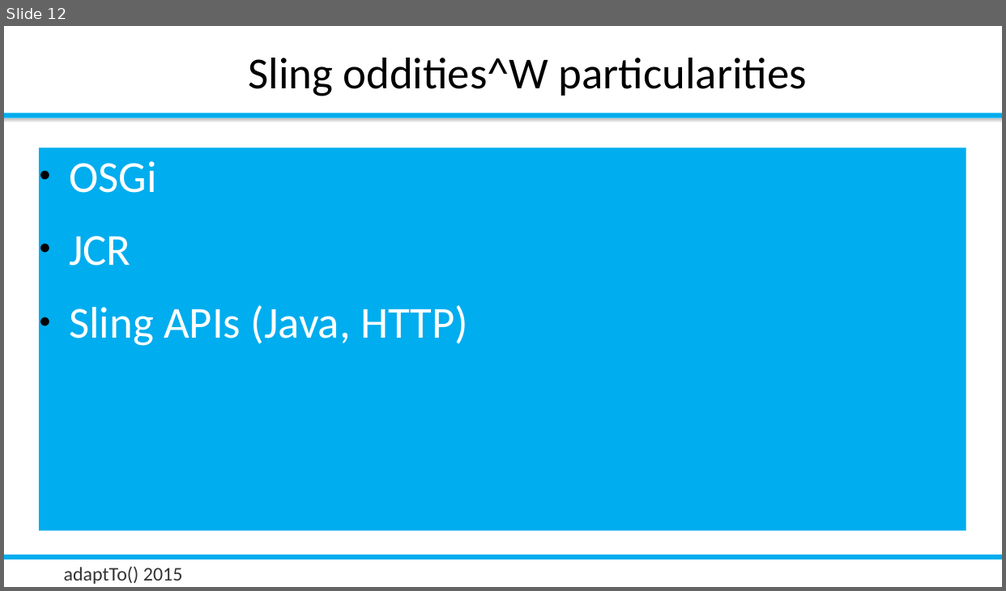
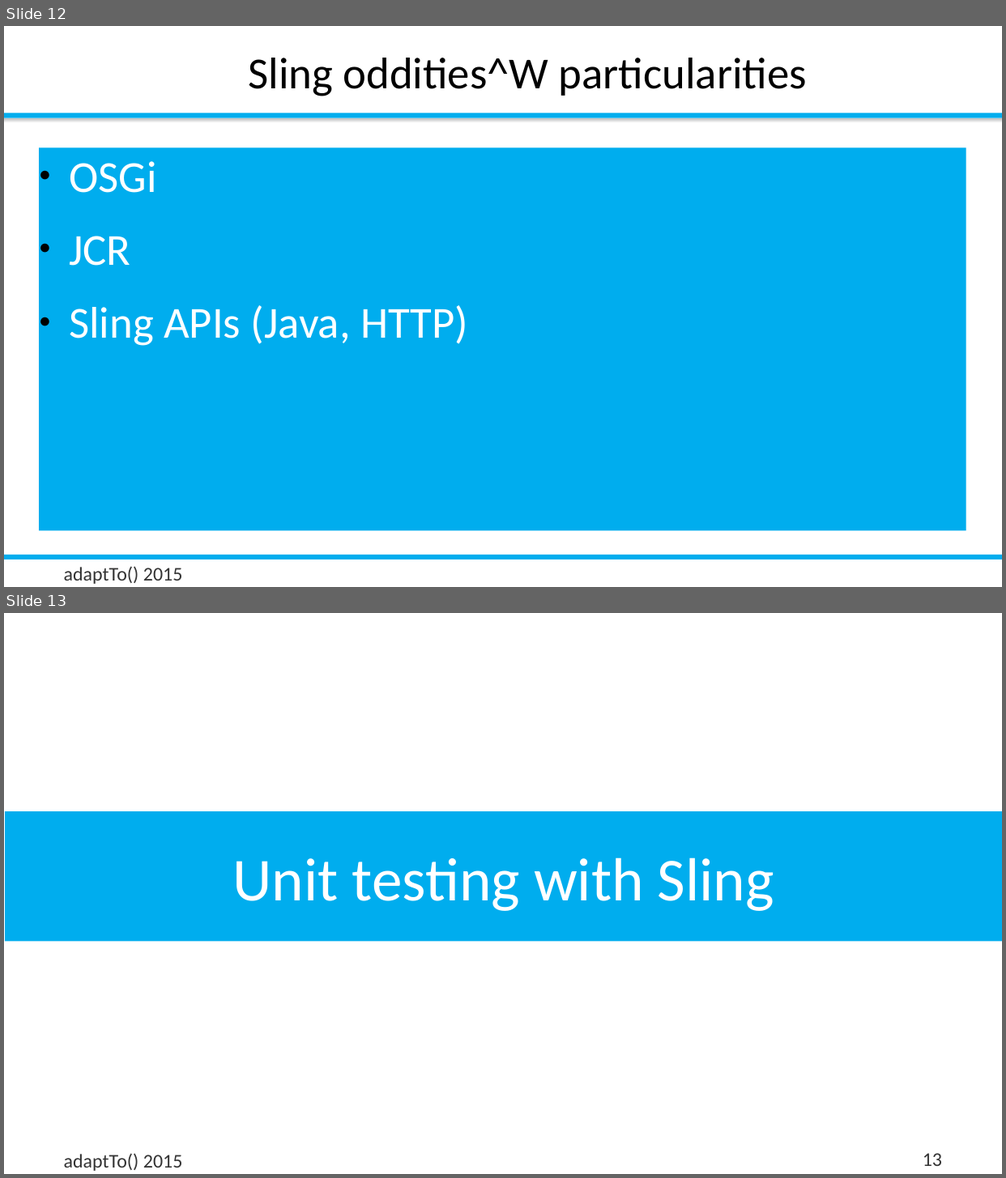
Before and after one commit to rombert/talks, a slide deck: adaptTo2015/How_Do_I_Test_My_Sling_Application-Robert_Munteanu.odp. Shown one above the other, each under a label of ours: slide 12 before the commit, slides 12 and 13 after it. The pictures are 1006x591 and 1006x1178 pixels, drawn with LibreOffice and Linux fonts; fonts in the diff are those of the drawing; background and template pictures are left out. Boxes give left, top, right and bottom in pixels: in the first picture for what was removed or moved away, otherwise in the second. Text is boxed around its words. In the diff, an @@ line names an element or a change of style, - is before the commit and + after.

Commit message:
adaptTo 2015: Work towards final draft

```diff
--- a/adaptTo2015/How_Do_I_Test_My_Sling_Application-Robert_Munteanu.odp
+++ b/adaptTo2015/How_Do_I_Test_My_Sling_Application-Robert_Munteanu.odp
@@ slide 13 added at box(4, 613, 1002, 1174), background #FFFFFF @@
@@ title added at box(5, 811, 1002, 941), fill #00ADEE, 44 pt, text #FFFFFF @@
+Unit testing with Sling
@@ text added at box(64, 1153, 183, 1171), 14 pt, text #333333 @@
+adaptTo() 2015
@@ page number added at box(923, 1153, 942, 1166), 14 pt, text #333333 @@
+13
```
Also in this commit, not shown: 2 slides changed, 6 other slides added, 2 slides removed, 1 other file.
